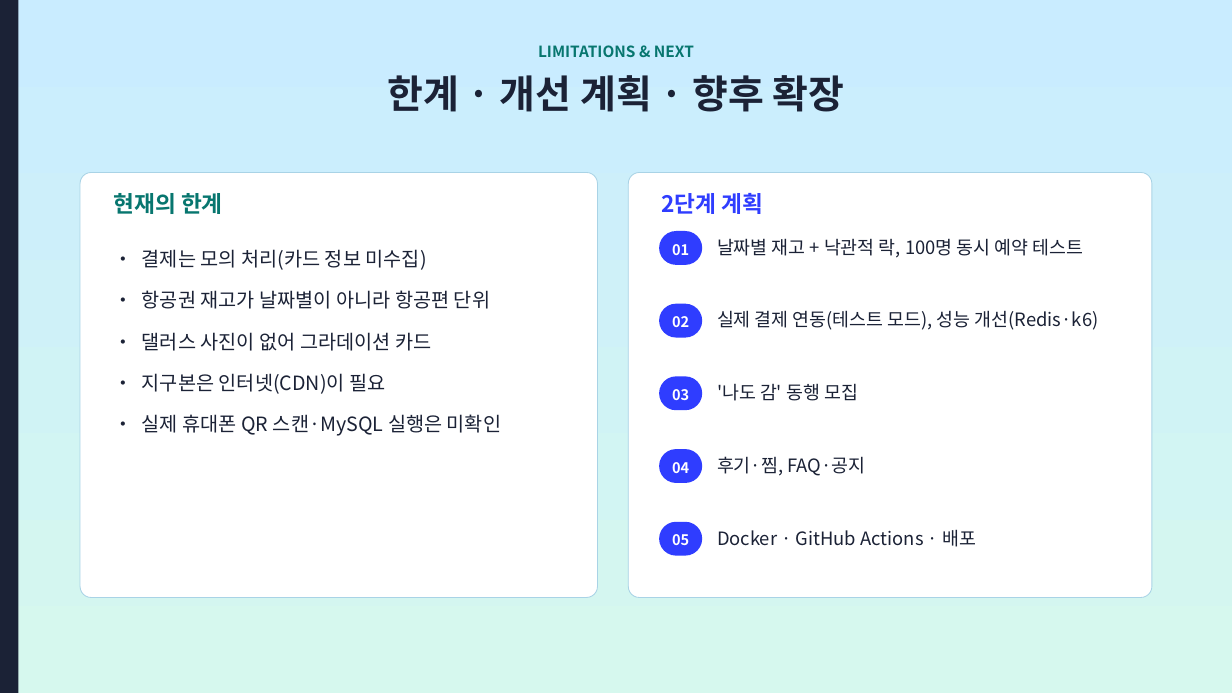
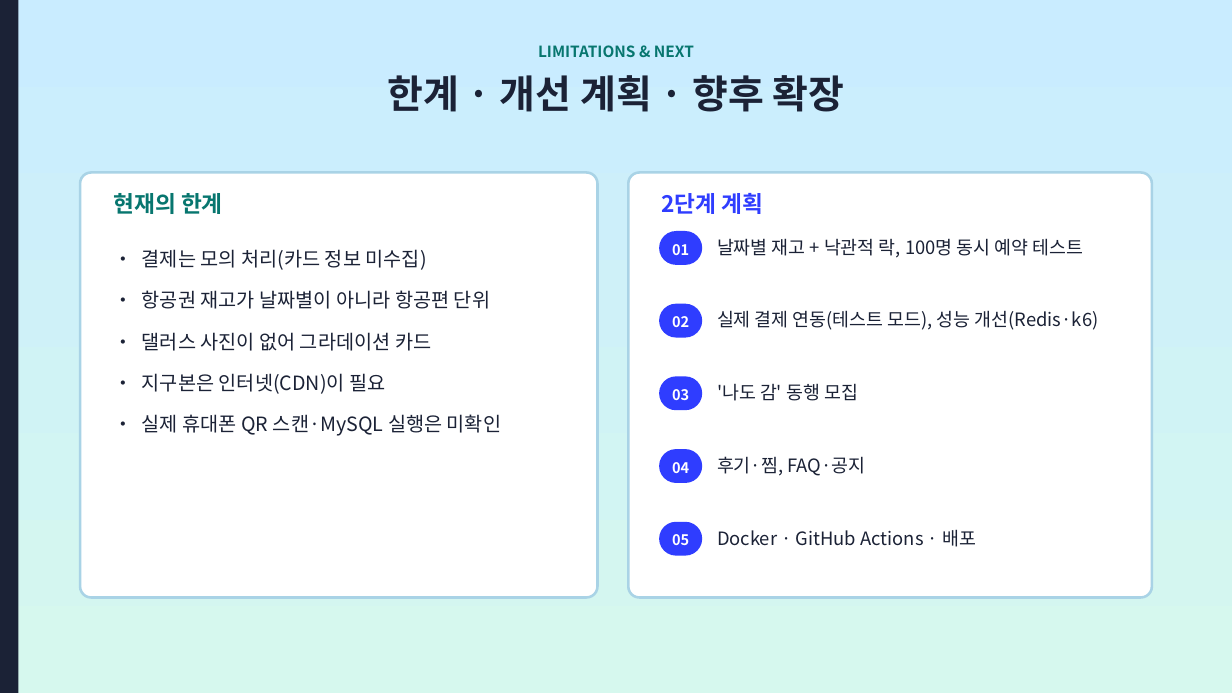
Before and after one commit to ho8566z/nado-gam_word, a slide deck: slide 32 of ppt_output/나도감_발표.pptx. Drawn at 1232x693 pixels with LibreOffice and Linux fonts; fonts in the diff are those of the drawing. Boxes give left, top, right and bottom in pixels: in the first picture for what was removed or moved away, otherwise in the second. Text is boxed around its words. In the diff, an @@ line names an element or a change of style, - is before the commit and + after.

```diff
--- a/ppt_output/나도감_발표.pptx
+++ b/ppt_output/나도감_발표.pptx
@@ rounded rectangle at box(80, 172, 598, 598): outline #A9D3E6 1 pt to #A9D3E6 3 pt @@
@@ rounded rectangle at box(628, 172, 1152, 598): outline #A9D3E6 1 pt to #A9D3E6 3 pt @@
```
Also in this commit, not shown: 27 other slides changed, 1 other file.
